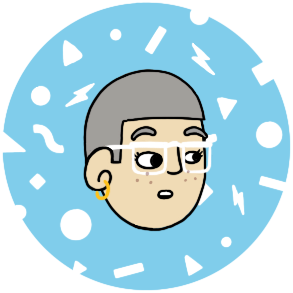
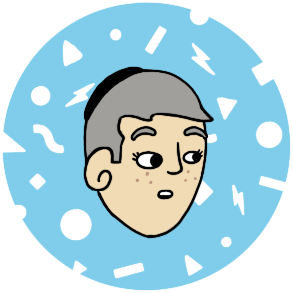
Revision of a layered 293x293 image; what changed, layer by layer:
added layer "Layer 142" (1st of 2) above "Skin" over (83, 66, 215, 239)
added group "Head Coverings" with 28 layers above "Piercings" over (83, 66, 215, 239)
added group "New group" (1st of 13, in "Head Coverings") with 13 layers in group "Head Coverings" over (83, 66, 215, 172)
added layer "Layer 85" (1st of 7, in "Head Coverings" › "New group") in group "New group" over (83, 68, 215, 166)
moved "Layer 86" (1st of 10, in "Head Coverings" › "New group") into group "New group", painted on it over (84, 69, 213, 172)
added layer "Layer 86" (2nd of 10, in "Head Coverings" › "New group") in group "New group" over (84, 69, 213, 172)
added layer "Layer 86" (3rd of 10, in "Head Coverings" › "New group") in group "New group" over (84, 69, 213, 172)
added layer "Layer 86" (4th of 10, in "Head Coverings" › "New group") in group "New group" over (84, 69, 213, 172)
added layer "Layer 86" (5th of 10, in "Head Coverings" › "New group") in group "New group" over (84, 69, 213, 172)
renamed "Layer 142" to "Layer 114", hid it, moved it into group "New group", painted on it over (83, 66, 215, 239)
hid group "Hair Front" (14 layers) over (83, 66, 215, 239)
renamed "Layer 85" to "Layer 86", moved it into group "New group", painted on it over (83, 68, 207, 172)
moved "Layer 86" (7th of 10, in "Hair Front" › "New group") into group "New group", painted on it over (84, 69, 205, 172)
moved "Layer 86" (8th of 10, in "Hair Front" › "New group") into group "New group", painted on it over (84, 69, 205, 172)
moved "Layer 86" (9th of 10, in "Hair Front" › "New group") into group "New group", painted on it over (84, 69, 205, 172)
moved "Layer 86" (10th of 10, in "Hair Front" › "New group") into group "New group", painted on it over (84, 69, 205, 172)
hid group "Face 4" (6 layers) over (85, 71, 207, 232)
showed group "Face 3" (6 layers) over (85, 70, 208, 239)
…and 6 more changes (2 added, 2 painted, 1 renamed, 4 visibility)
